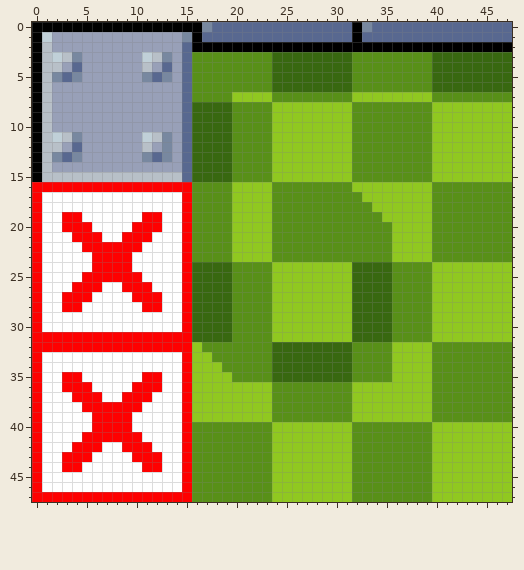
Pixel-art sprite, stored at BlastZone_Windows/BlastZone_Windows/BlastZone_WindowsContent/tiles2.png. Above: the version before the commit.
The file is 48x48 pixels.
The result:
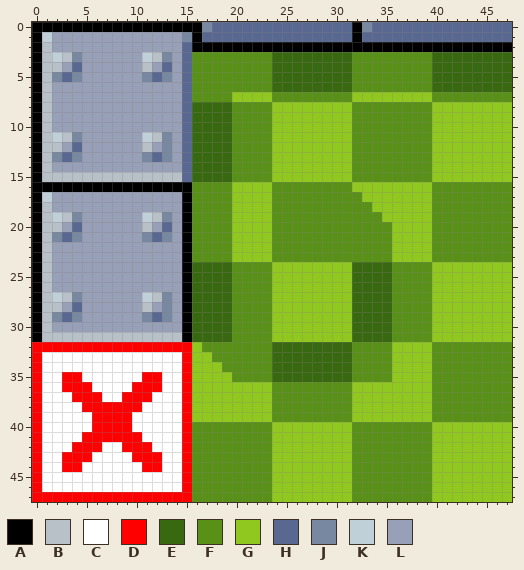
Palette (. is transparent): A #000000  B #b8c0c8  C #ffffff  D #ff0000  E #386810  F #589018  G #90c820  H #586890  J #7888a0  K #c0d0d8  L #98a0b8
Change:
@@ x 0..17 @@
 15 ABBBBBBBBBBBBBBHEE
-16 DDDDDDDDDDDDDDDDFF
-17 DCCCCCCCCCCCCCCDFF
-18 DCCCCCCCCCCCCCCDFF
-19 DCCDDCCCCCCDDCCDFF
-20 DCCDDDCCCCDDDCCDFF
-21 DCCCDDDCCDDDCCCDFF
-22 DCCCCDDDDDDCCCCDFF
-23 DCCCCCDDDDCCCCCDFF
-24 DCCCCCDDDDCCCCCDEE
-25 DCCCCDDDDDDCCCCDEE
-26 DCCCDDDCCDDDCCCDEE
-27 DCCDDDCCCCDDDCCDEE
-28 DCCDDCCCCCCDDCCDEE
-29 DCCCCCCCCCCCCCCDEE
-30 DCCCCCCCCCCCCCCDEE
-31 DDDDDDDDDDDDDDDDEE
+16 AAAAAAAAAAAAAAAAFF
+17 AKLLLLLLLLLLLLLAFF
+18 ABLLLLLLLLLLLLLAFF
+19 ABKBJLLLLLLKBJLAFF
+20 ABBLHLLLLLLBLHLAFF
+21 ABJHJLLLLLLJHJLAFF
+22 ABLLLLLLLLLLLLLAFF
+23 ABLLLLLLLLLLLLLAFF
+24 ABLLLLLLLLLLLLLAEE
+25 ABLLLLLLLLLLLLLAEE
+26 ABLLLLLLLLLLLLLAEE
+27 ABKBJLLLLLLKBJLAEE
+28 ABBLHLLLLLLBLJLAEE
+29 ABJHJLLLLLLJHJLAEE
+30 ABLLLLLLLLLLLLLAEE
+31 ABBBBBBBBBBBBBBAEE
 32 DDDDDDDDDDDDDDDDGF
Pixel boxes of the changes (left, top, right, bottom) in both pictures:
changed: (32, 182, 192, 342)
